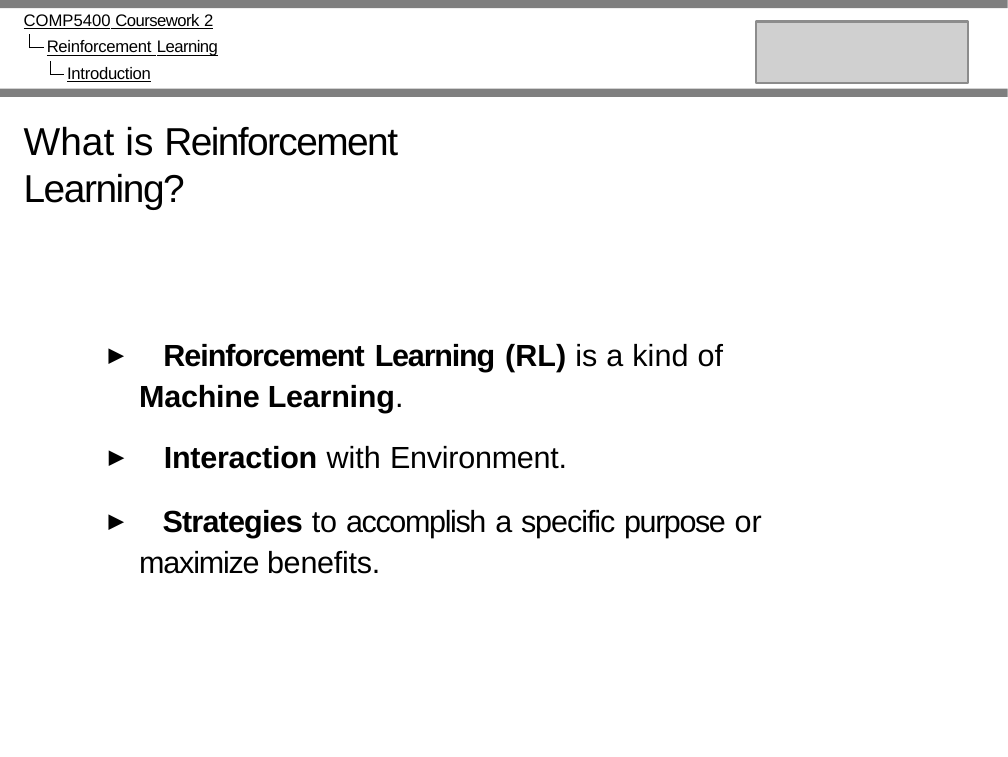
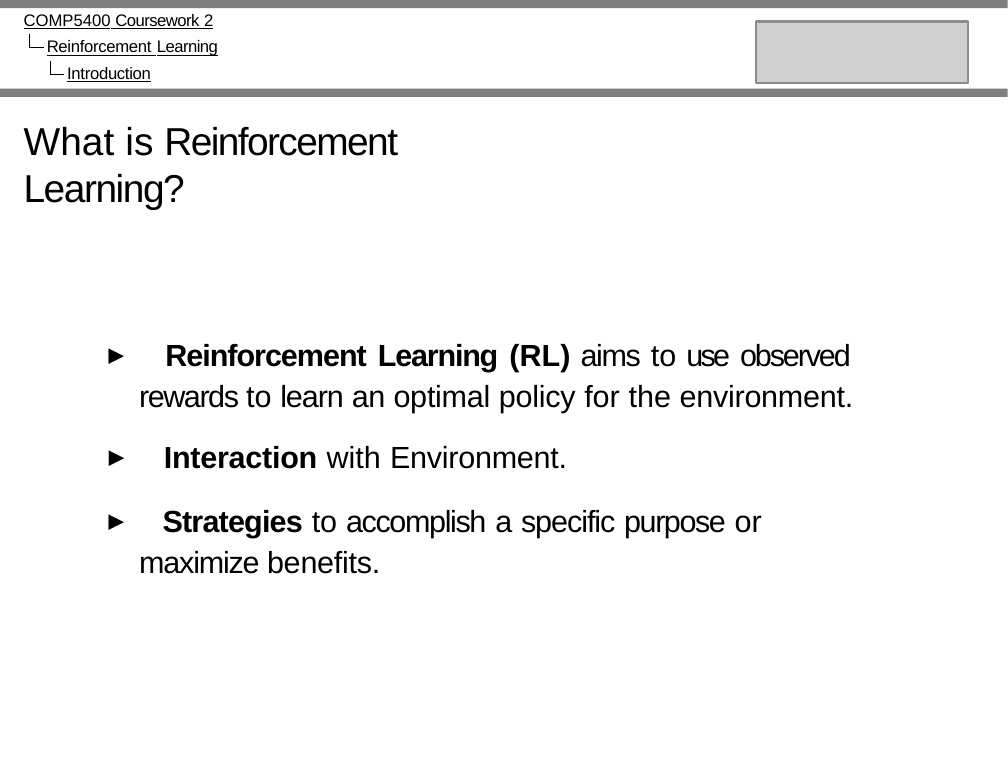
Before and after one commit to Neowless/COMP5400_Courework2, a slide deck: slide 3 of University_of_Leeds_Beamer_template__1_.pptx. Drawn at 1008x757 pixels with LibreOffice and Linux fonts; fonts in the diff are those of the drawing; grey boxes stand for pictures. Boxes give left, top, right and bottom in pixels: in the first picture for what was removed or moved away, otherwise in the second. Text is boxed around its words. In the diff, an @@ line names an element or a change of style, - is before the commit and + after.

```diff
--- a/University_of_Leeds_Beamer_template__1_.pptx
+++ b/University_of_Leeds_Beamer_template__1_.pptx
@@ text at (x1=139, y1=344, x2=854, y2=412): text changed; bold off @@
-▶ Reinforcement Learning (RL) is a kind of Machine Learning.
+▶ Reinforcement Learning (RL) aims to use observed rewards to learn an optimal policy for the environment.
```
Also in this commit, not shown: 8 other slides changed, 2 other files.
